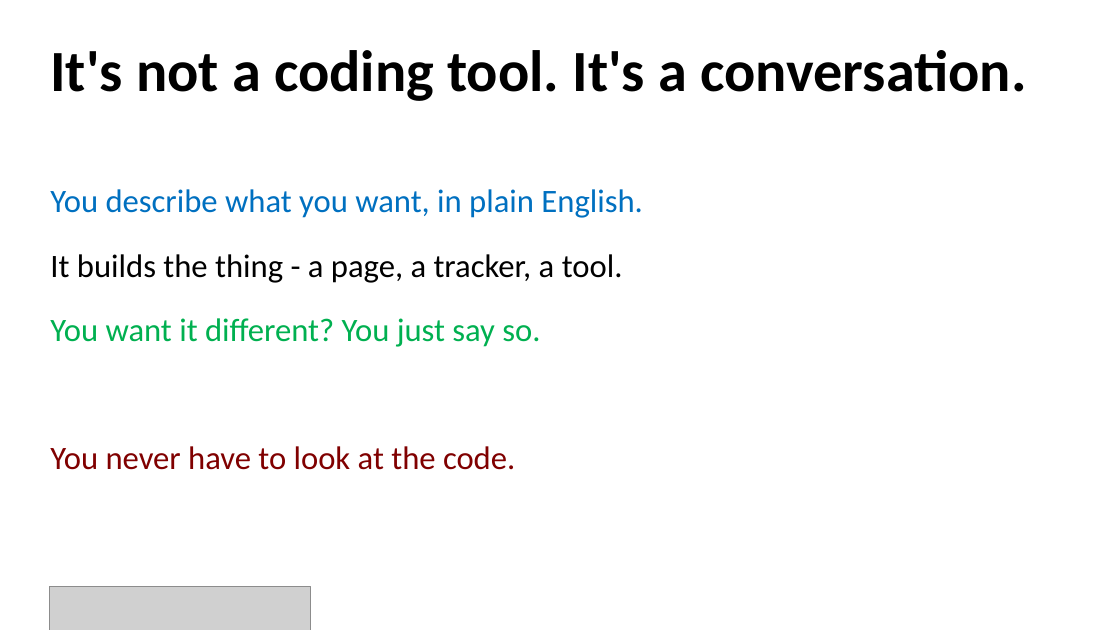
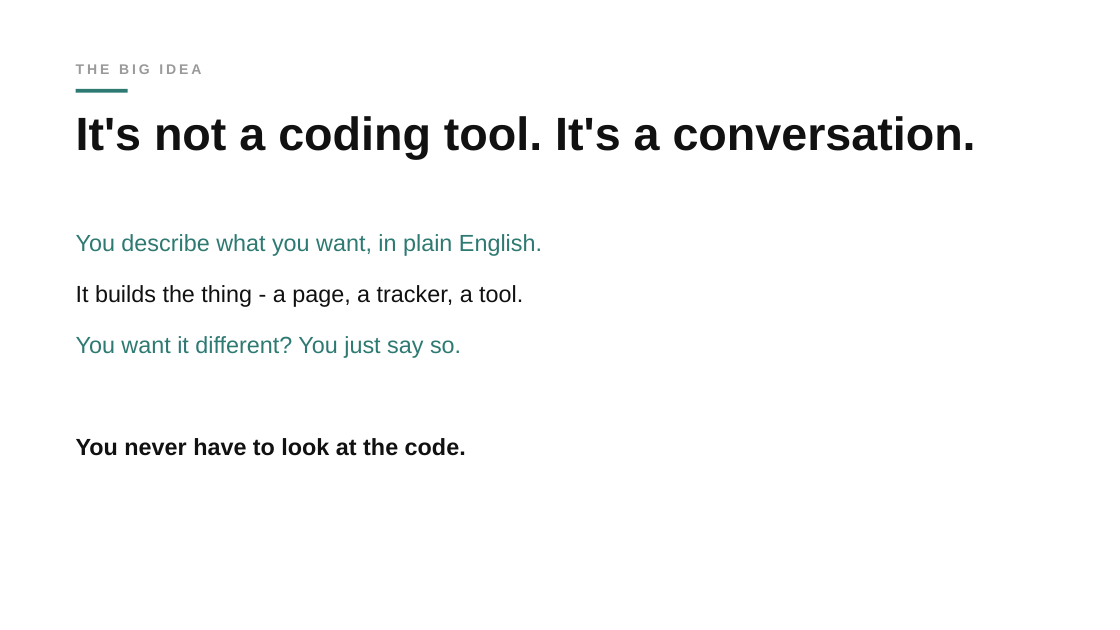
Before and after one commit to batuhan-gundogdu/uchicago-claude-code-workshop, a slide deck: slide 4 of deck/workshop.pptx. Drawn at 1120x630 pixels with LibreOffice and Linux fonts; fonts in the diff are those of the drawing; grey boxes stand for pictures. Boxes give left, top, right and bottom in pixels: in the first picture for what was removed or moved away, otherwise in the second. Text is boxed around its words. In the diff, an @@ line names an element or a change of style, - is before the commit and + after.

Commit message:
Restyle workshop deck to minimalist 'simple' look
Rewrite theme.js: white space, Avenir Next, small gray uppercase
micro-labels with a short teal rule, bold black titles, a faint
watermark word on the cover, and a single muted-teal accent (drops the
UChicago footer/phoenix and the blue/green/maroon semantic palette;
emphasis -> teal, punchlines -> black bold, labels -> gray). Add
kickers and a cover watermark in build.js.

```diff
--- a/deck/workshop.pptx
+++ b/deck/workshop.pptx
@@ text added at <box>76,64,201,74</box>, 12 pt, text #9A9A9A, bold @@
+THE BIG IDEA
@@ rectangle added at <box>76,89,128,92</box>, fill #2E7A72 @@
@@ text "It's not a coding tool. ...": place and size @@
-text "It's not a coding tool. ..." at <box>50,50,1026,101</box>
+text "It's not a coding tool. ..." at <box>76,116,976,159</box>
@@ text "It's not a coding tool. ..." at <box>76,116,976,159</box>: size 50 to 40 pt, font Calibri to Arial, text colour #000000 to #111111; line spacing 1 to 0.98 @@
@@ text "You describe what you want, ...": place and size @@
-text "You describe what you want, ..." at <box>50,189,643,470</box>
+text "You describe what you want, ..." at <box>76,234,542,456</box>
@@ text "You describe what you want, ..." at <box>76,234,542,456</box>: size 28 to 20 pt, font Calibri to Arial; text colour #0070C0 to #2E7A72 in "You describe what you want, in plain ..."; text colour #000000 to #111111 in "It builds the thing - a page, ..."; text colour #00B050 to #2E7A72 in "You want it different? You just say ..."; text colour #800000 to #111111, bold on in "You never have to look at the ..."; line spacing 1.1 to 1.15; less space between paragraphs @@
@@ picture removed at <box>50,586,311,630</box> @@
```
Also in this commit, not shown: 16 other slides changed, 2 other files.
